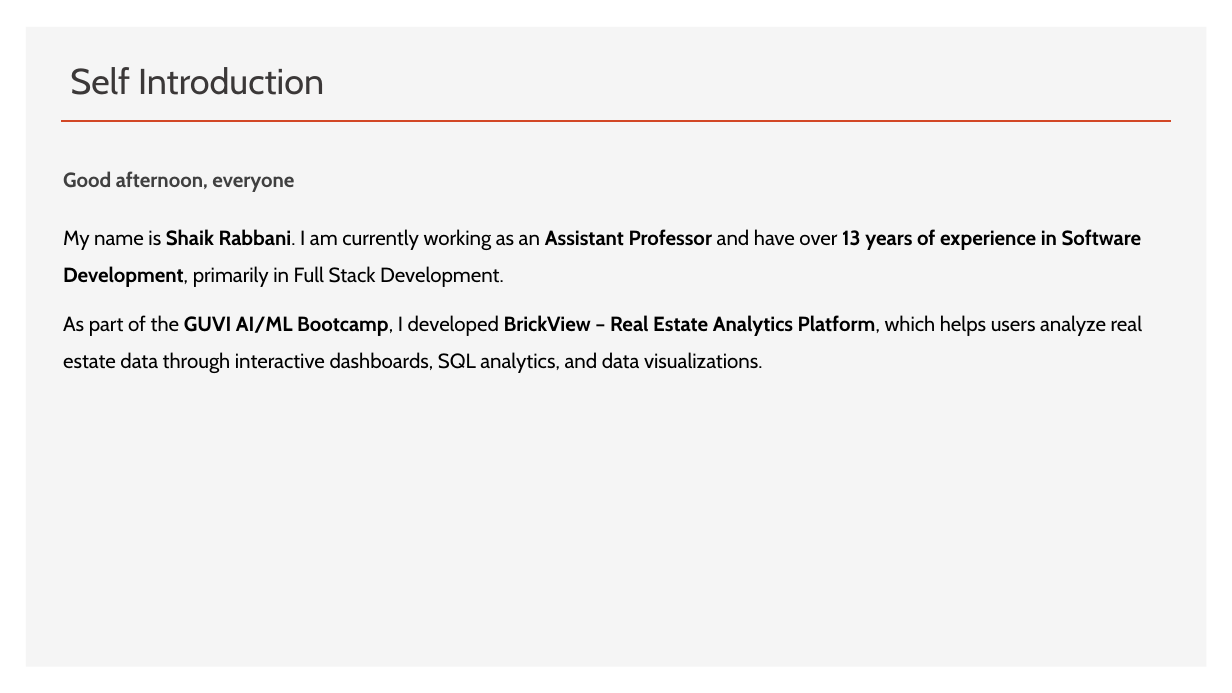
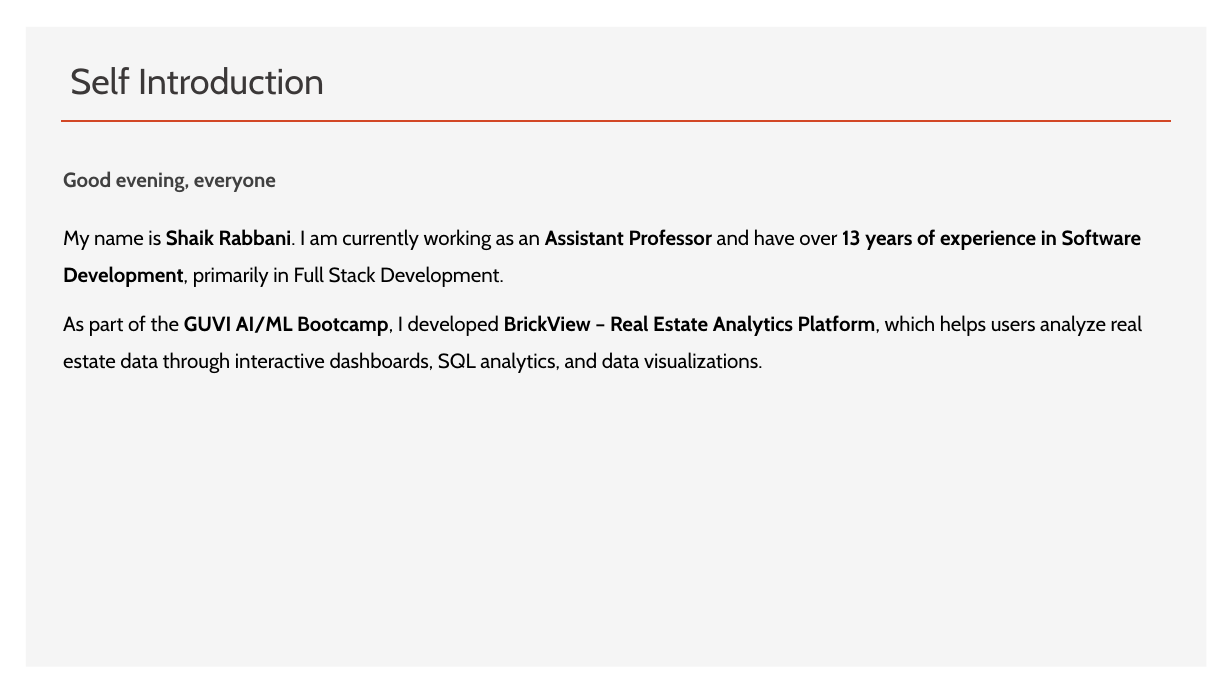
Before and after one commit to rabbanishaik1421/brickview-realestate-analytics-platform, a slide deck: slide 2 of presentation/Presentation.pptx. Drawn at 1232x693 pixels with LibreOffice and Linux fonts; fonts in the diff are those of the drawing; background and template pictures are left out. Boxes give left, top, right and bottom in pixels: in the first picture for what was removed or moved away, otherwise in the second. Text is boxed around its words. In the diff, an @@ line names an element or a change of style, - is before the commit and + after.

```diff
--- a/presentation/Presentation.pptx
+++ b/presentation/Presentation.pptx
@@ text at [63,171,276,192]: text changed @@
-Good afternoon, everyone
+Good evening, everyone
```
Also in this commit, not shown: 5 other slides changed, 2 other files.
